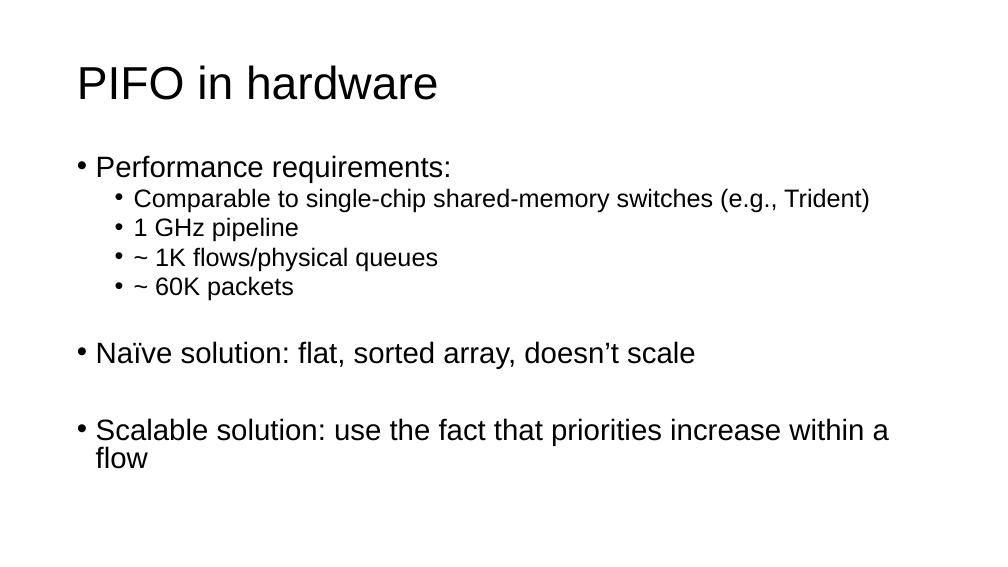
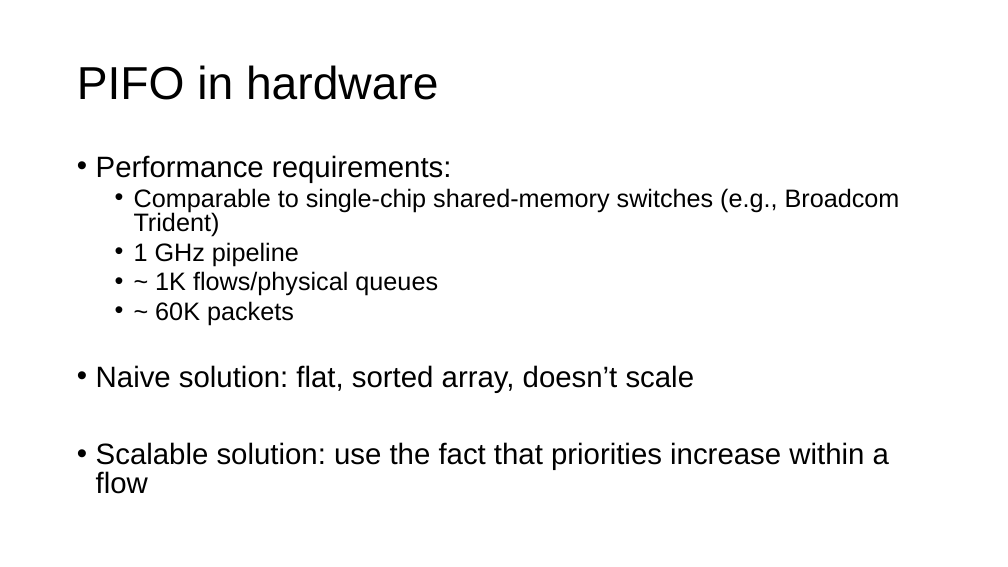
Before and after one commit to anirudhSK/pifo-domino-marple-ppts, a slide deck: slide 45 of domino_pifo.pptx. Drawn at 1008x567 pixels with LibreOffice and Linux fonts; fonts in the diff are those of the drawing. Boxes give left, top, right and bottom in pixels: in the first picture for what was removed or moved away, otherwise in the second. Text is boxed around its words. In the diff, an @@ line names an element or a change of style, - is before the commit and + after.

```diff
--- a/domino_pifo.pptx
+++ b/domino_pifo.pptx
@@ text at <box>134,188,900,237</box>: text changed @@
-  • Comparable to single-chip shared-memory switches (e.g., Trident)
+  • Comparable to single-chip shared-memory switches (e.g., Broadcom Trident)
@@ text at <box>96,365,695,393</box>: text changed @@
-• Naïve solution: flat, sorted array, doesn’t scale
+• Naive solution: flat, sorted array, doesn’t scale
```
Also in this commit, not shown: 3 other slides changed.
